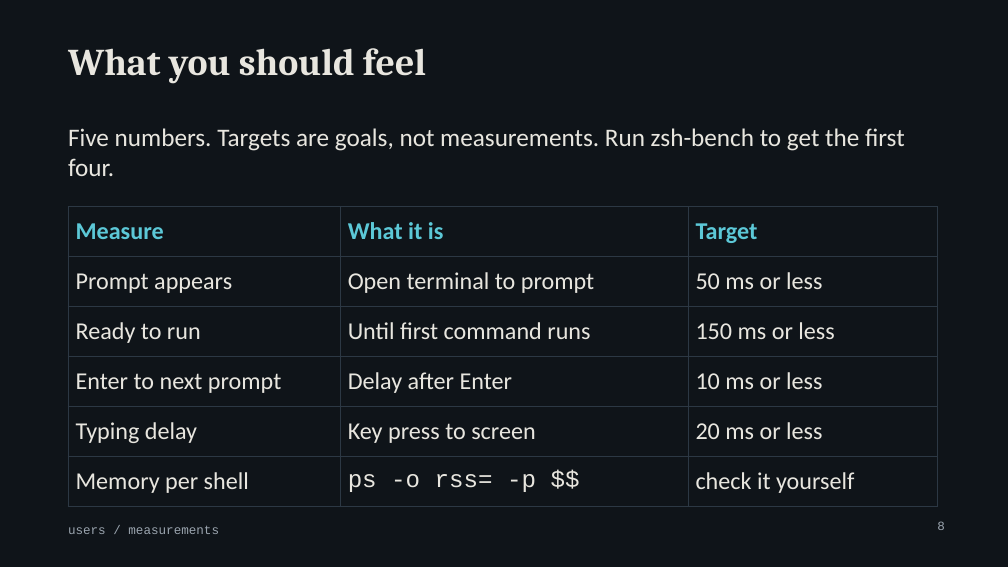
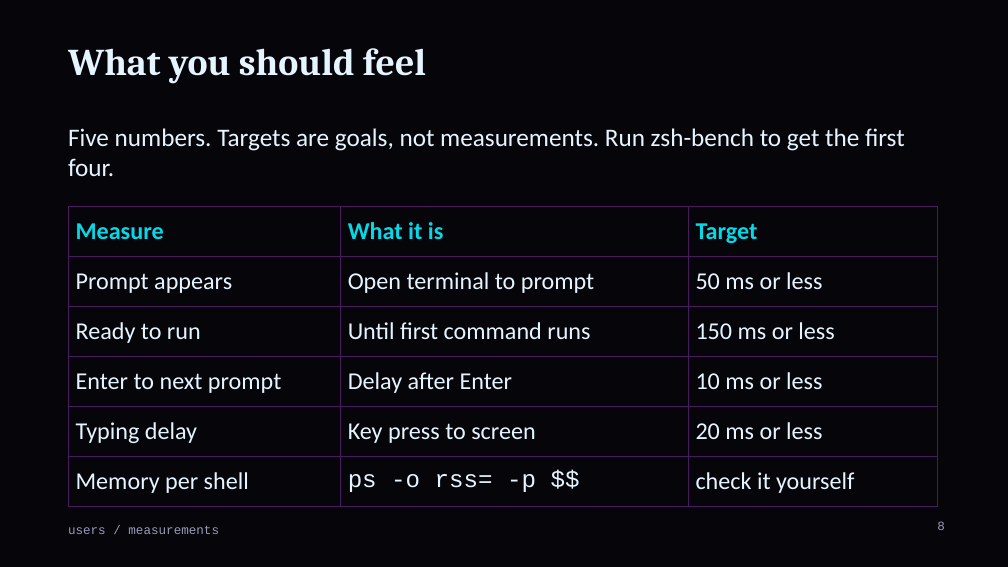
Before and after one commit to MenkeTechnologies/zshrs, a slide deck: slide 8 of docs/talk-users.pptx. Drawn at 1008x567 pixels with LibreOffice and Linux fonts; fonts in the diff are those of the drawing; background and template pictures are left out. Boxes give left, top, right and bottom in pixels: in the first picture for what was removed or moved away, otherwise in the second. Text is boxed around its words. In the diff, an @@ line names an element or a change of style, - is before the commit and + after.

```diff
--- a/docs/talk-users.pptx
+++ b/docs/talk-users.pptx
@@ background #0F1419 to #05050A @@
@@ title "What you should feel" at box(68, 48, 426, 84): text colour #E8E6DF to #E6F4FF @@
@@ text "Five numbers. Targets are goals, ..." at box(68, 128, 905, 176): text colour #E8E6DF to #E6F4FF @@
@@ table at box(68, 206, 938, 497) @@
@@ text colour #5CC8D7 to #05D9E8 in "Measure", "What it is", "Target" @@
@@ text colour #E8E6DF to #E6F4FF @@
@@ borders changed @@
@@ text "users / measurements" at box(68, 525, 219, 534): text colour #9AA4AE to #9A9AB8 @@
@@ page number at box(937, 521, 945, 530): text colour #9AA4AE to #9A9AB8 @@
```
Also in this commit, not shown: 56 other slides changed, 2 other files.
